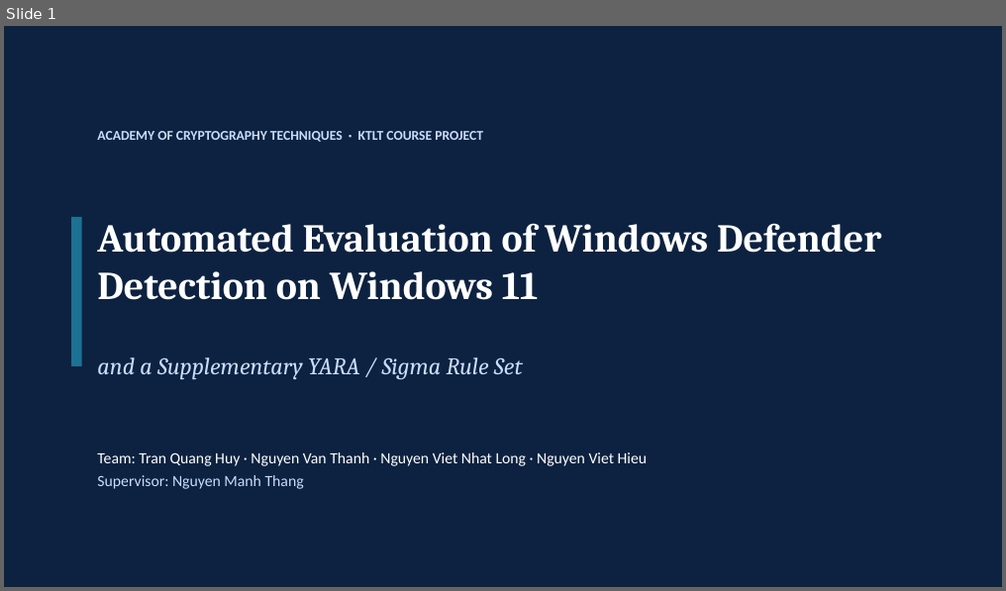
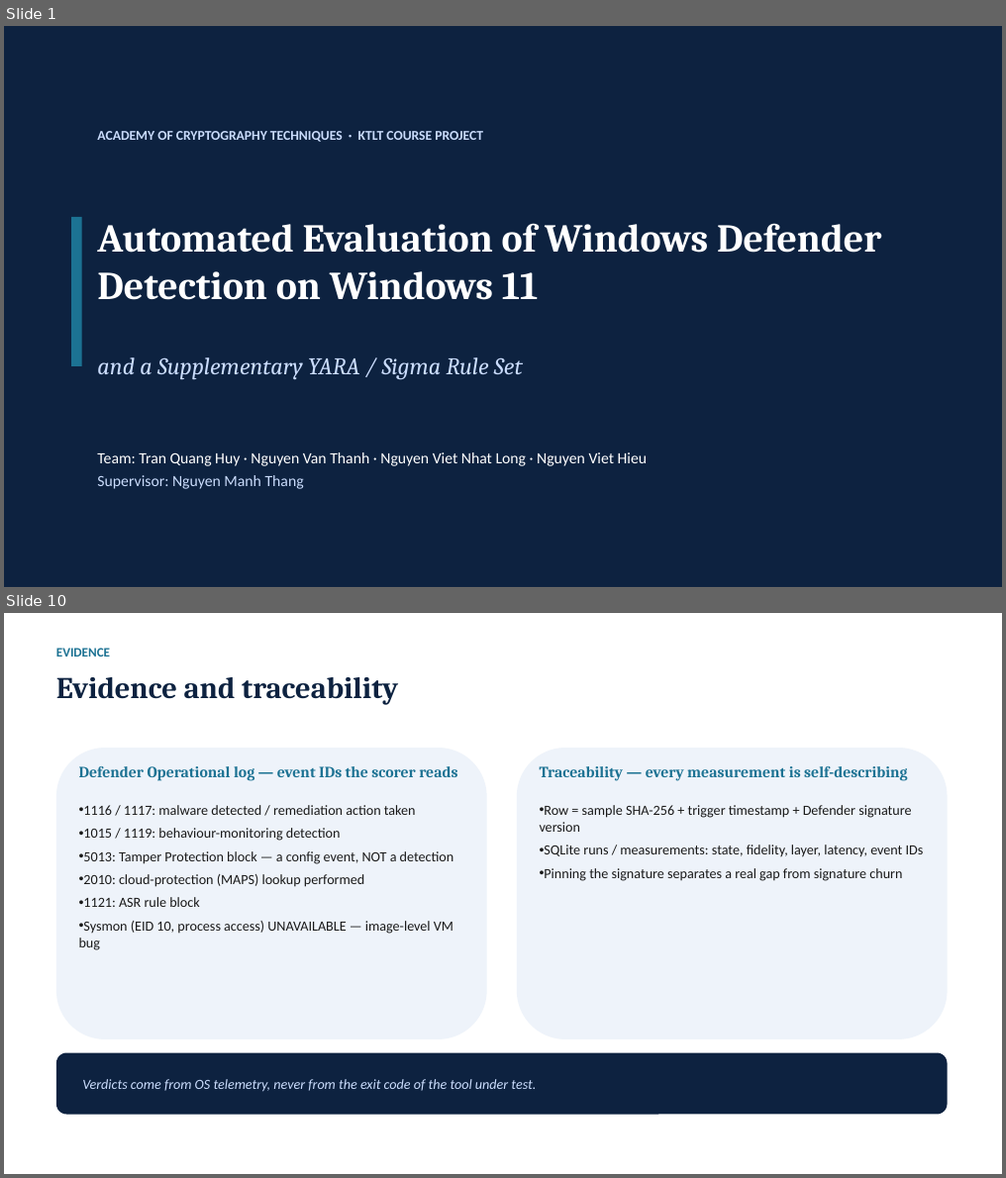
Before and after one commit to TonykRev/KTLT-Defender, a slide deck: report/KTLD_Slides.pptx. Shown one above the other, each under a label of ours: slide 1 before the commit, slides 1 and 10 after it; the slides between them are not shown. The pictures are 1006x591 and 1006x1178 pixels, drawn with LibreOffice and Linux fonts; fonts in the diff are those of the drawing. Boxes give left, top, right and bottom in pixels: in the first picture for what was removed or moved away, otherwise in the second. Text is boxed around its words. In the diff, an @@ line names an element or a change of style, - is before the commit and + after.

```diff
--- a/report/KTLD_Slides.pptx
+++ b/report/KTLD_Slides.pptx
@@ slide 10 added at [4, 613, 1002, 1174], background #FFFFFF @@
@@ text added at [56, 648, 110, 657], 12.5 pt, text #1C7293, bold @@
+EVIDENCE
@@ text added at [56, 677, 398, 705], 29 pt, text #0D2240, bold @@
+Evidence and traceability
@@ rounded rectangle added at [56, 748, 487, 1040], fill #EEF3FA @@
@@ rounded rectangle added at [517, 748, 947, 1040], fill #EEF3FA @@
@@ text added at [79, 766, 457, 781], 15 pt, text #1C7293, bold @@
+Defender Operational log — event IDs the scorer reads
@@ text added at [540, 766, 907, 781], 15 pt, text #1C7293, bold @@
+Traceability — every measurement is self-describing
@@ text added at [79, 805, 454, 951], 13.5 pt, text #1A1A1A @@
+• 1116 / 1117: malware detected / remediation action taken
+• 1015 / 1119: behaviour-monitoring detection
+• 5013: Tamper Protection block — a config event, NOT a detection
+• 2010: cloud-protection (MAPS) lookup performed
+• 1121: ASR rule block
+• Sysmon (EID 10, process access) UNAVAILABLE — image-level VM bug
@@ text added at [540, 805, 924, 881], 13.5 pt, text #1A1A1A @@
+• Row = sample SHA-256 + trigger timestamp + Defender signature version
+• SQLite runs / measurements: state, fidelity, layer, latency, event IDs
+• Pinning the signature separates a real gap from signature churn
@@ rounded rectangle added at [56, 1054, 947, 1115], fill #0D2240 @@
@@ text added at [82, 1079, 536, 1092], 13.5 pt, text #CADCFC, italic @@
+Verdicts come from OS telemetry, never from the exit code of the tool under test.
```
Also in this commit, not shown: 6 other slides changed, 17 other slides added, 7 slides removed, 2 other files.
